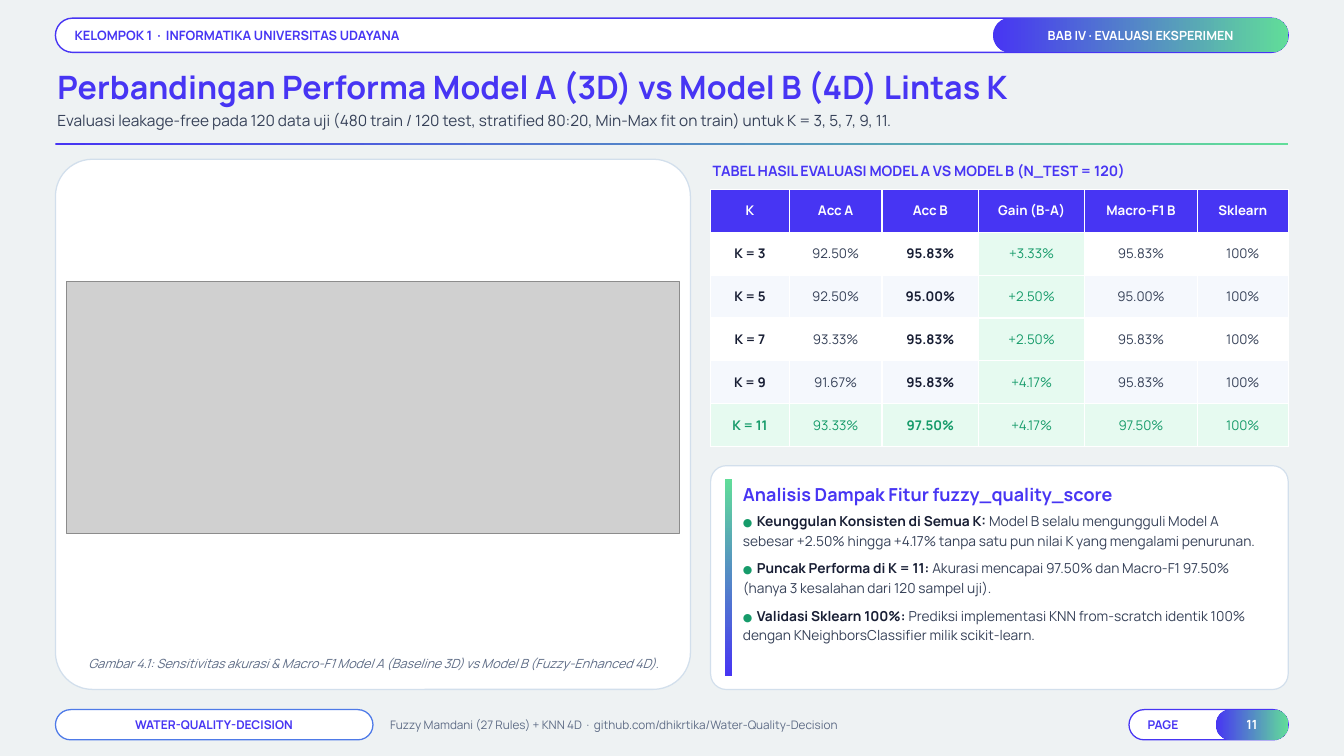
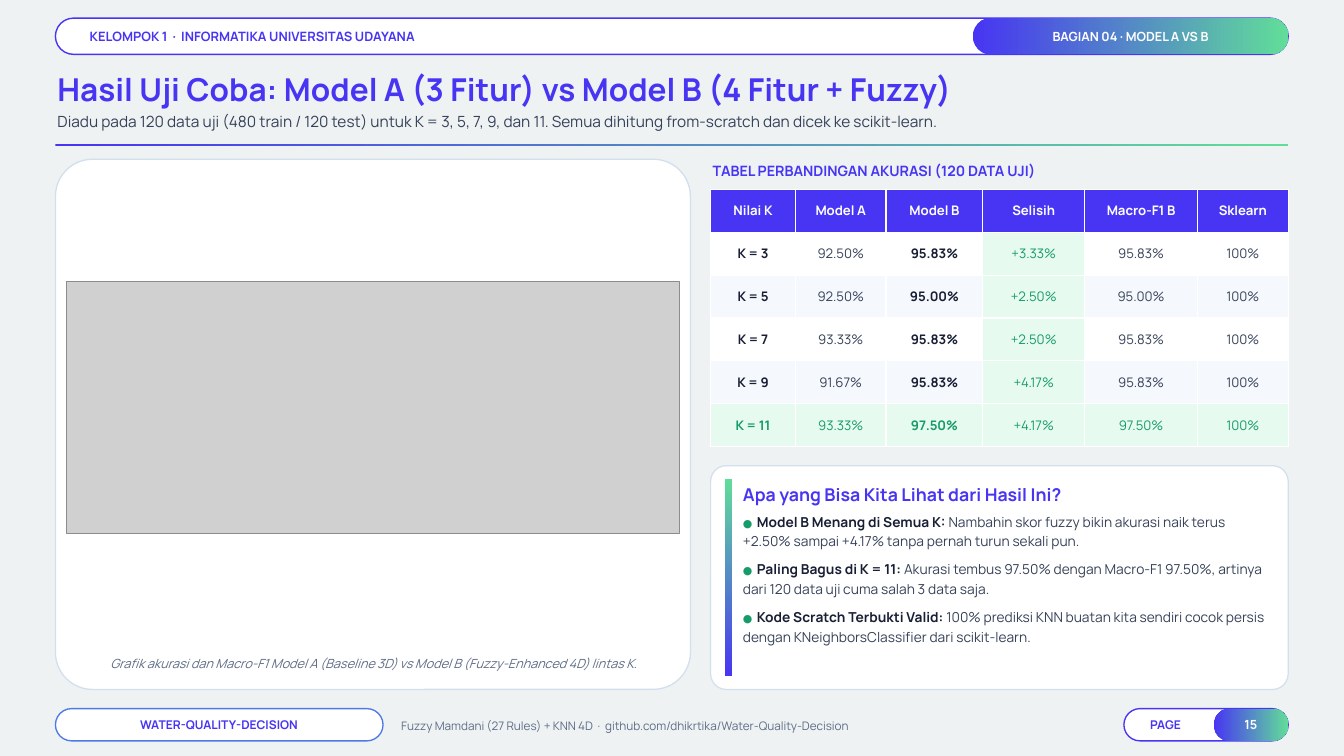
Before and after one commit to Niel-1/Water-Quality-Decision, a slide deck: slide 15 of docs/Presentasi_Final_Project_TLF_Kelompok_1.pptx (slide 11 before the commit). Drawn at 1344x756 pixels with LibreOffice and Linux fonts; fonts in the diff are those of the drawing; grey boxes stand for pictures; background and template pictures are left out. Boxes give left, top, right and bottom in pixels: in the first picture for what was removed or moved away, otherwise in the second. Text is boxed around its words. In the diff, an @@ line names an element or a change of style, - is before the commit and + after.

```diff
--- a/docs/Presentasi_Final_Project_TLF_Kelompok_1.pptx
+++ b/docs/Presentasi_Final_Project_TLF_Kelompok_1.pptx
@@ rounded rectangle added at <box>55,18,1289,54</box>, fill #FFFFFF, outline #4735F3 1 pt @@
@@ text "KELOMPOK 1 · INFORMATIKA UNIVERSITAS ...": place and size @@
-text "KELOMPOK 1 · INFORMATIKA UNIVERSITAS ..." at <box>55,18,1289,52</box>
+text "KELOMPOK 1 · INFORMATIKA UNIVERSITAS ..." at <box>90,31,415,41</box>
@@ text "KELOMPOK 1 · INFORMATIKA UNIVERSITAS ..." at <box>90,31,415,41</box>: fill #FFFFFF to none; outline #4735F3 1 pt to none @@
@@ rounded rectangle added at <box>973,18,1289,54</box>, fill gradient #4735F3 to #61DD99, 9 pt, text #FFFFFF, bold @@
+BAGIAN 04 · MODEL A VS B
@@ rounded rectangle removed at <box>993,18,1289,52</box> @@
-BAB IV · EVALUASI EKSPERIMEN
@@ text at <box>57,73,951,109</box>: text changed; size 23 to 22.5 pt @@
-Perbandingan Performa Model A (3D) vs Model B (4D) Lintas K
+Hasil Uji Coba: Model A (3 Fitur) vs Model B (4 Fitur + Fuzzy)
@@ text at <box>57,114,937,131</box>: text changed @@
-Evaluasi leakage-free pada 120 data uji (480 train / 120 test, stratified 80:20, Min-Max fit on train) untuk K = 3, 5, 7, 9, 11.
+Diadu pada 120 data uji (480 train / 120 test) untuk K = 3, 5, 7, 9, dan 11. Semua dihitung from-scratch dan dicek ke scikit-learn.
@@ text at <box>713,164,1035,178</box>: text changed @@
-TABEL HASIL EVALUASI MODEL A VS MODEL B (N_TEST = 120)
+TABEL PERBANDINGAN AKURASI (120 DATA UJI)
@@ table at <box>711,190,1289,447</box> @@
-row 1: K | Acc A | Acc B | Gain (B-A) | Macro-F1 B | Sklearn
+row 1: Nilai K | Model A | Model B | Selisih | Macro-F1 B | Sklearn
@@ size 9.5 to 9.4 pt in "Macro-F1 B", "Sklearn", "K = 3", "92.50%" and 28 more places @@
@@ text at <box>743,488,1062,506</box>: text changed; size 12.8 to 12.6 pt @@
-Analisis Dampak Fitur fuzzy_quality_score
+Apa yang Bisa Kita Lihat dari Hasil Ini?
@@ text at <box>743,517,1265,646</box>: text changed @@
-● Keunggulan Konsisten di Semua K: Model B selalu mengungguli Model A sebesar +2.50% hingga +4.17% tanpa satu pun nilai K yang mengalami penurunan.
-● Puncak Performa di K = 11: Akurasi mencapai 97.50% dan Macro-F1 97.50% (hanya 3 kesalahan dari 120 sampel uji).
-● Validasi Sklearn 100%: Prediksi implementasi KNN from-scratch identik 100% dengan KNeighborsClassifier milik scikit-learn.
+● Model B Menang di Semua K: Nambahin skor fuzzy bikin akurasi naik terus +2.50% sampai +4.17% tanpa pernah turun sekali pun.
+● Paling Bagus di K = 11: Akurasi tembus 97.50% dengan Macro-F1 97.50%, artinya dari 120 data uji cuma salah 3 data saja.
+● Kode Scratch Terbukti Valid: 100% prediksi KNN buatan kita sendiri cocok persis dengan KNeighborsClassifier dari scikit-learn.
@@ text at <box>110,657,637,671</box>: text changed @@
-Gambar 4.1: Sensitivitas akurasi & Macro-F1 Model A (Baseline 3D) vs Model B (Fuzzy-Enhanced 4D).
+Grafik akurasi dan Macro-F1 Model A (Baseline 3D) vs Model B (Fuzzy-Enhanced 4D) lintas K.
@@ rounded rectangle "WATER-QUALITY-DECISION": place and size @@
-rounded rectangle "WATER-QUALITY-DECISION" at <box>55,710,373,740</box>
+rounded rectangle "WATER-QUALITY-DECISION" at <box>55,709,383,741</box>
@@ rounded rectangle "WATER-QUALITY-DECISION" at <box>55,709,383,741</box>: outline #4E7AE8 0.9 pt to #4E7AE8 0.95 pt @@
@@ text "Fuzzy Mamdani (27 Rules) + ...": place and size @@
-text "Fuzzy Mamdani (27 Rules) + ..." at <box>390,719,838,732</box>
+text "Fuzzy Mamdani (27 Rules) + ..." at <box>401,720,849,733</box>
@@ text "Fuzzy Mamdani (27 Rules) + ..." at <box>401,720,849,733</box>: line spacing 1.18 to 1.2 @@
@@ rounded rectangle added at <box>1124,709,1289,741</box>, fill #FFFFFF, outline #4735F3 0.95 pt @@
@@ text "PAGE": place and size @@
-text "PAGE" at <box>1129,710,1289,740</box>
+text "PAGE" at <box>1150,720,1181,729</box>
@@ text "PAGE" at <box>1150,720,1181,729</box>: fill #FFFFFF to none; outline #4735F3 0.9 pt to none @@
@@ text in rounded rectangle at <box>1244,720,1257,729</box>: text changed @@
-11
+15
```
Also in this commit, not shown: 11 other slides changed, 8 slides added, 3 slides removed, 1 other file.
